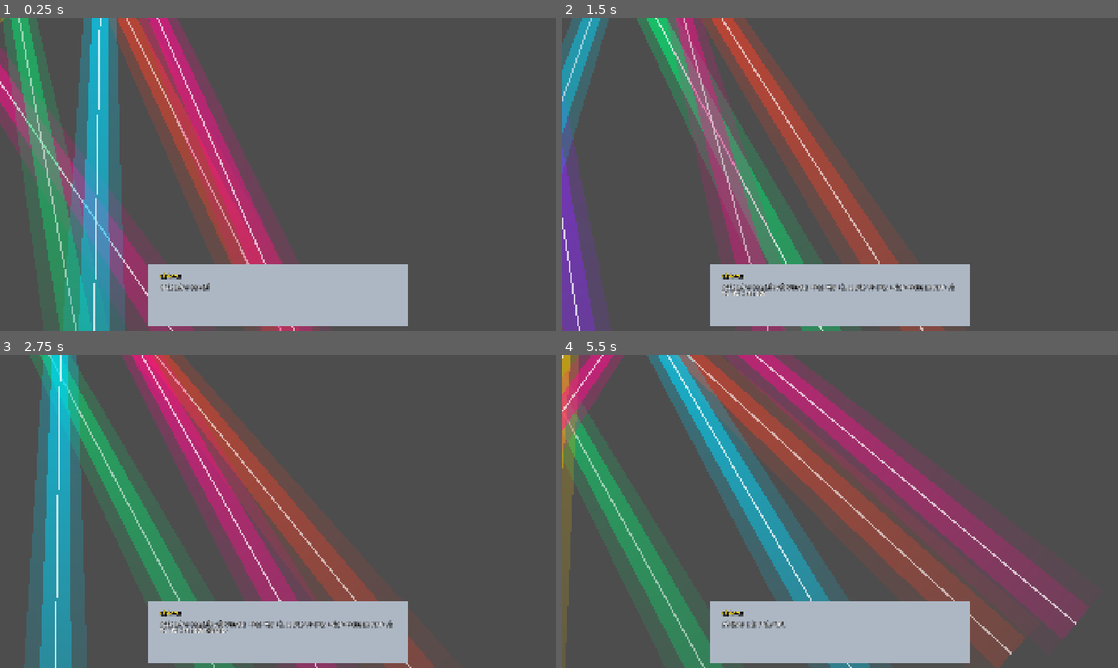
Above: before the commit, frames 1-4 (two rows, left to right).
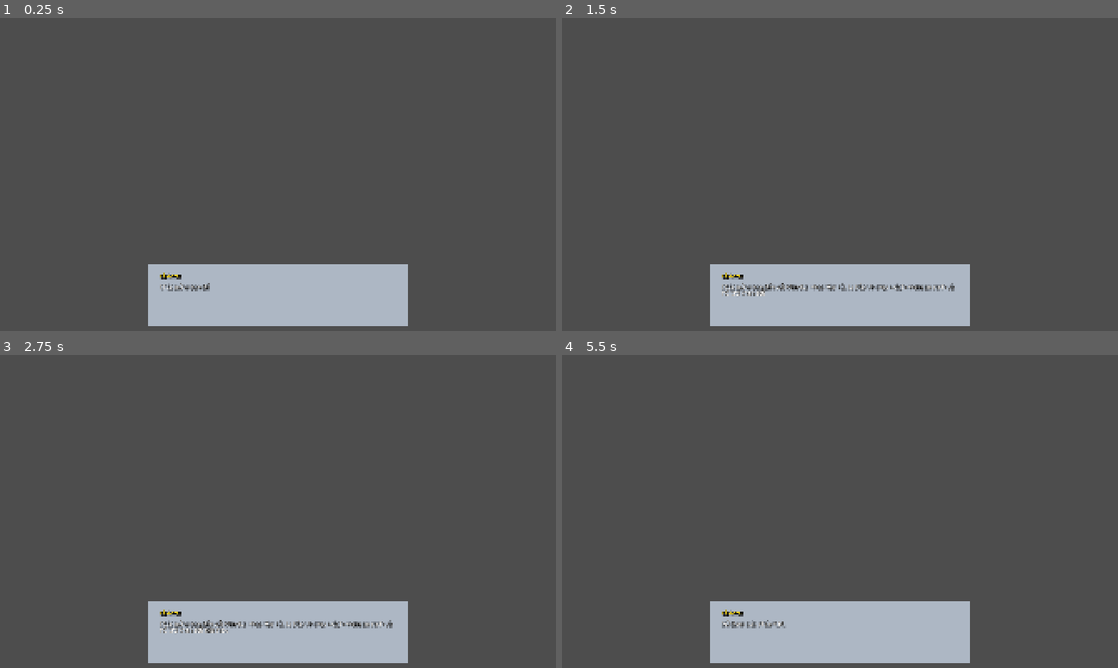
Above: after the commit, the same moments.

Repository: dctrngg/concert
Game: Godot game, scene res://Scene/stage.tscn
Same seed, same stepped clock (60 frames per second), same inputs: the game is played once before the commit and once after it. This scene is started directly instead of the project's main scene. Sound files missing from this copy of the repository are replaced by a short silence.
Inputs (mouse positions are in pixels of both pictures, inside the frame that each line leads up to):
- Up to frame 1 (0.25 s): no input
- Up to frame 2 (1.5 s): tap Enter at 0.5 s; move the mouse to (962, 158) at 0.52 s; hold D (move_right) 0.53-1.28 s; hold Shift (run) 0.53-1.28 s; click (962, 158) at 0.67 s; move the mouse to (728, 190) at 1.27 s; hold S (move_down) from 1.28 s (still down); tap E at 1.35 s
- Up to frame 3 (2.75 s): move the mouse to (333, 442) at 2.02 s; release S (move_down) at 2.03 s; hold D (move_right) from 2.03 s (still down); hold Shift (run) from 2.03 s (still down)
- Up to frame 4 (5.5 s): move the mouse to (812, 574) at 2.77 s; release D (move_right) at 2.78 s; release Shift (run) at 2.78 s; hold W (move_up) 2.78-3.53 s; tap E at 2.85, 4.35 s; click (812, 574) at 2.92 s; move the mouse to (1006, 558) at 3.52 s; hold Shift (run) 3.53-4.28 s; hold A (move_left) 3.53-5.03 s; move the mouse to (673, 464) at 4.27 s; move the mouse to (867, 511) at 5.02 s; hold S (move_down) from 5.03 s (still down); hold Shift (run) from 5.03 s (still down); click (867, 511) at 5.17 s

The runs differ from the first frame. In frame 1, 26% of the frame differs, in the area x 0-58%, y 0-100%; in frame 2, 21%; in frame 3, 27%; in frame 4, 36%, in the area x 0-95%, y 0-100%.
Error after the commit: Parse Error: Identifier "_artist_current_x" not declared in the current scope. (res://Scripts/stage.gd:89)

Commit message:
feat: implement dynamic live stage performers AI with pacing movement, headbanging, and climax hype jump animations

Diff:
--- a/Scripts/stage.gd
+++ b/Scripts/stage.gd
@@ -86,6 +86,10 @@
 	for i in range(artist_offsets.size()):
 		var base_pos = artist_offsets[i]
 		_artist_base_positions.append(base_pos)
+		_artist_current_x.append(base_pos.x)
+		_artist_target_x.append(base_pos.x)
+		_artist_state_timer.append(randf_range(1.0, 4.0))
+		_artist_action_state.append(0)
 
 		var artist = AnimatedSprite2D.new()
 		artist.name = "StageArtist_%d" % i
@@ -149,19 +153,52 @@
 		var speed_mult = 3.2 if is_climax_active else 1.0
 		_time_passed += delta * light_pulse_speed * speed_mult
 
-		# Animate Stage Performers (Ca sĩ & Nhạc công trình diễn trên sân khấu)
+		# Animate Stage Performers (Ca sĩ & Nhạc công trình diễn cực sống động trên sân khấu)
 		for i in range(_stage_artist_sprites.size()):
 			var artist = _stage_artist_sprites[i]
-			if is_instance_valid(artist):
-				var base_pos = _artist_base_positions[i]
-				if is_climax_active:
-					# Biểu diễn cao trào bùng nổ theo nhịp điệu
-					var jump_y = -abs(sin(_time_passed * 4.0 + float(i) * 1.2)) * 8.0
-					artist.position = Vector2(base_pos.x, base_pos.y + jump_y)
+			if not is_instance_valid(artist):
+				continue
+
+			var base_pos = _artist_base_positions[i]
+
+			_artist_state_timer[i] -= delta
+			if _artist_state_timer[i] <= 0.0:
+				_artist_state_timer[i] = randf_range(2.5, 6.0)
+				_artist_action_state[i] = randi() % 4
+				if _artist_action_state[i] == 1:
+					_artist_target_x[i] = base_pos.x - randf_range(40.0, 110.0)
+				elif _artist_action_state[i] == 2:
+					_artist_target_x[i] = base_pos.x + randf_range(40.0, 110.0)
 				else:
-					# Nhún nhảy nhịp nhàng bình thường
-					var sway_y = sin(_time_passed * 1.5 + float(i) * 0.8) * 3.0
-					artist.position = Vector2(base_pos.x, base_pos.y + sway_y)
+					_artist_target_x[i] = base_pos.x
+
+			var move_speed = 65.0 * (2.2 if is_climax_active else 1.0)
+			_artist_current_x[i] = move_toward(_artist_current_x[i], _artist_target_x[i], move_speed * delta)
+
+			var sway_freq = 4.0 if is_climax_active else 2.0
+			var sway_amp = 10.0 if is_climax_active else 4.0
+			var jump_y = -abs(sin(_time_passed * sway_freq + float(i) * 1.5)) * sway_amp
+
+			if _artist_action_state[i] == 3 or is_climax_active:
+				jump_y -= abs(sin(_time_passed * 6.0)) * 6.0
+
+			artist.position = Vector2(_artist_current_x[i], base_pos.y + jump_y)
+
+			var sf = artist.sprite_frames
+			if sf:
+				var is_moving = abs(_artist_current_x[i] - _artist_target_x[i]) > 2.0
+				if is_moving:
+					var moving_right = (_artist_target_x[i] > _artist_current_x[i])
+					var anim = "walk_right" if moving_right else "walk_left"
+					if sf.has_animation(anim) and artist.animation != anim:
+						artist.play(anim)
+				else:
+					var anim = "idle_down"
+					if sf.has_animation(anim) and artist.animation != anim:
+						artist.play(anim)
+
+			var tilt_angle = sin(_time_passed * 3.0 + float(i)) * (0.14 if is_climax_active else 0.06)
+			artist.rotation = tilt_angle
 
 		if fmod(_time_passed, 6.0) < 0.12 or is_climax_active:
 			_strobe_intensity = lerp(_strobe_intensity, 0.95 if is_climax_active else 0.8, delta * 15.0)
